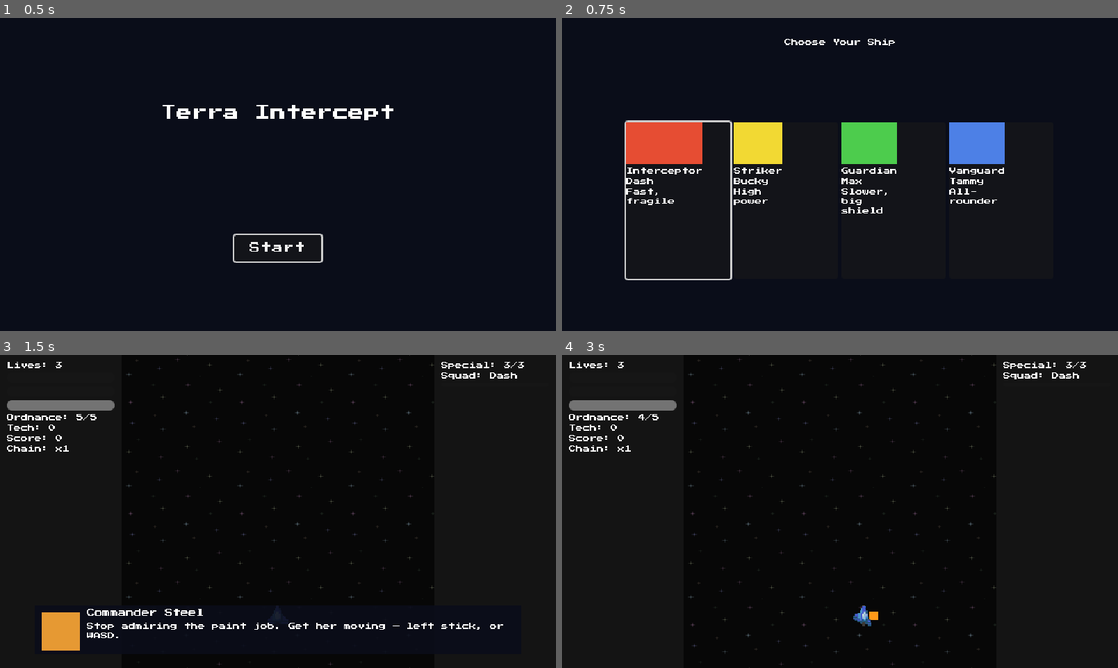
Above: before the commit, frames 1-4 (two rows, left to right).
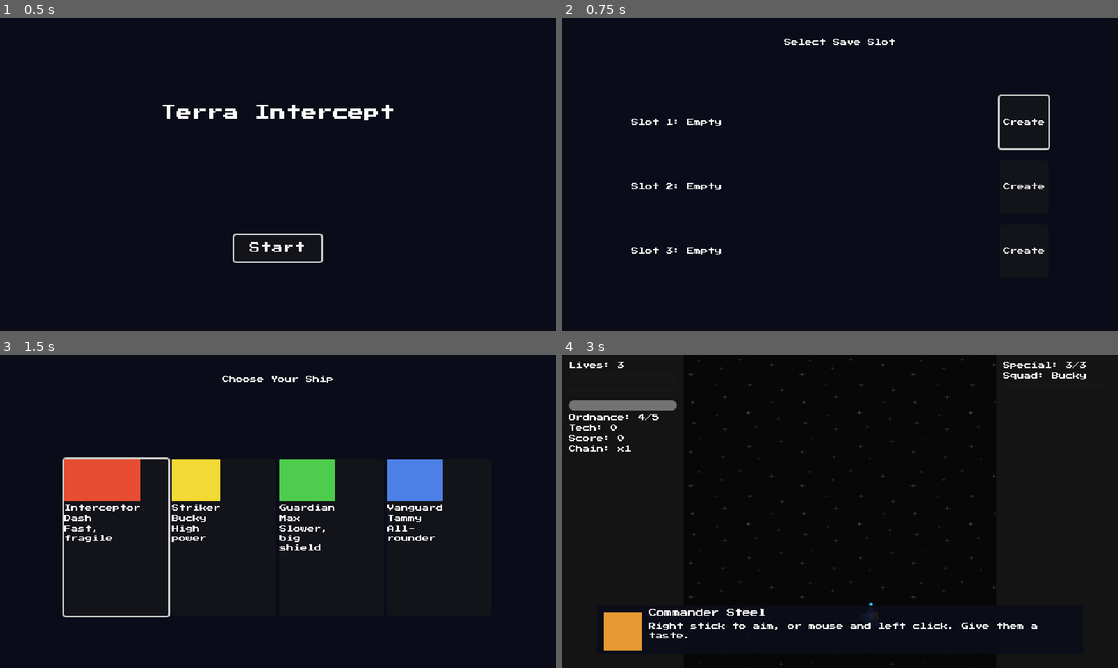
Above: after the commit, the same moments.

Repository: Funfetsunk/terra-intercept
Game: Godot game, scene res://scenes/menus/title_screen.tscn
Same seed, same stepped clock (60 frames per second), same inputs: the game is played once before the commit and once after it.
Inputs (mouse positions are in pixels of both pictures, inside the frame that each line leads up to):
- Up to frame 1 (0.5 s): no input
- Up to frame 2 (0.75 s): click "Start" at 0.5 s
- Up to frame 3 (1.5 s): click (461, 458) at 1.25 s, where only the run after the commit has a clickable "Create"
- Up to frame 4 (3 s): click (678, 536) at 2.02 s; tap Enter (ui_accept) at 2.75 s; move the mouse to (962, 495) at 2.77 s; hold D (p1_move_right) from 2.78 s (still down); hold Space (p1_ordnance) from 2.78 s (still down); click (962, 495) at 2.92 s

Frame 1 is identical in both runs. In frame 2, 7.9% of the frame differs, in the area x 11-88%, y 6-84%; in frame 3, 10%, in the area x 1-95%, y 0-100%; in frame 4, 1.8%.

Commit message:
Add SaveManager, 3 save slots, and slot-select screen
New SaveData resource (scripts/resources/save_data.gd) holds ship, map
position, banked tech, upgrades, purchase ledger, mission results and
high scores. SaveManager autoload writes it to user://saves/slot_N.tres
only from GameState.mission_completed, matching the "saving happens only
on mission completion" rule literally -- even Create doesn't touch disk
until the first mission clears.

Map/upgrades/ledger fields exist in the schema now but stay inert until
tasks 3-6 populate them. Ship identity keys off ShipData.ship_name (no id
field exists); mission results/high scores key off a new
GameState.current_mission_name, set per-level (e.g. "London" in london.gd).

Slot-select screen (create/continue/delete, delete with a confirm step)
sits between title and ship select. Continue skips ship select and loads
the saved ship straight into the mission, matching where the world map
will eventually route once it exists (task 6).

Verified end to end: wrote a save via mission completion, restarted the
game process, confirmed slot listing and Continue restored the ship.
Replayed London to confirm nothing else broke.

Co-Authored-By: Claude Sonnet 5 <noreply@anthropic.com>
Claude-Session: https://claude.ai/code/session_01RV6NjfYkb9ah9RXEg66au1

Diff:
--- a/project.godot
+++ b/project.godot
@@ -25,6 +25,7 @@
 MCPScreenshot="*res://addons/godot_mcp/mcp_screenshot_service.gd"
 MCPInputService="*res://addons/godot_mcp/mcp_input_service.gd"
 MCPGameInspector="*res://addons/godot_mcp/mcp_game_inspector_service.gd"
+SaveManager="*res://scripts/autoload/save_manager.tscn"
 
 [display]
 
--- a/scenes/levels/london.gd
+++ b/scenes/levels/london.gd
@@ -5,6 +5,7 @@
 
 func _ready() -> void:
 	var game_state: Node = get_node("/root/GameState")
+	game_state.current_mission_name = "London"
 	game_state.start_new_run()
 	game_state.mission_completed.connect(_on_mission_completed)
 	game_state.game_over_triggered.connect(_on_game_over)
--- a/scenes/menus/ship_select.gd
+++ b/scenes/menus/ship_select.gd
@@ -1,6 +1,6 @@
 extends Control
 
-@onready var _game_state: Node = get_node("/root/GameState")
+@onready var _save_manager: Node = get_node("/root/SaveManager")
 
 func _ready() -> void:
 	var entries: Array[ShipSelectEntry] = []
@@ -28,7 +28,5 @@
 			(focused as ShipSelectEntry).activate()
 
 func _on_ship_chosen(ship: ShipData) -> void:
-	_game_state.selected_ship = ship
-	_game_state.restart_section = ""
-	_game_state.tutorial_completed = false
+	_save_manager.begin_new_run(_save_manager.current_slot, ship)
 	get_tree().change_scene_to_file("res://scenes/levels/london.tscn")
--- /dev/null
+++ b/scenes/menus/slot_select.gd
@@ -0,0 +1,71 @@
+extends Control
+
+const SHIP_SELECT_SCENE: String = "res://scenes/menus/ship_select.tscn"
+const LONDON_SCENE: String = "res://scenes/levels/london.tscn"
+
+@onready var _save_manager: Node = get_node("/root/SaveManager")
+@onready var _rows: Array[HBoxContainer] = [$SlotList/Slot1Row, $SlotList/Slot2Row, $SlotList/Slot3Row]
+@onready var _confirm_overlay: Control = $ConfirmOverlay
+@onready var _confirm_yes: Button = $ConfirmOverlay/ConfirmButtons/ConfirmYesButton
+@onready var _confirm_no: Button = $ConfirmOverlay/ConfirmButtons/ConfirmNoButton
+
+var _pending_delete_slot: int = -1
+
+func _ready() -> void:
+	for i in range(_rows.size()):
+		var slot: int = i
+		var row: HBoxContainer = _rows[i]
+		var action_button: Button = row.get_node("ActionButton")
+		var delete_button: Button = row.get_node("DeleteButton")
+		action_button.pressed.connect(_on_action_pressed.bind(slot))
+		delete_button.pressed.connect(_on_delete_pressed.bind(slot))
+		_refresh_row(slot)
+	_confirm_yes.pressed.connect(_on_confirm_yes)
+	_confirm_no.pressed.connect(_on_confirm_no)
+	_rows[0].get_node("ActionButton").grab_focus()
+
+func _unhandled_input(event: InputEvent) -> void:
+	if event.is_action_pressed("p1_ordnance"):
+		var viewport: Viewport = get_viewport()
+		var focused: Control = viewport.gui_get_focus_owner()
+		if focused is Button:
+			viewport.set_input_as_handled()
+			(focused as Button).pressed.emit()
+
+func _refresh_row(slot: int) -> void:
+	var row: HBoxContainer = _rows[slot]
+	var info_label: Label = row.get_node("InfoLabel")
+	var action_button: Button = row.get_node("ActionButton")
+	var delete_button: Button = row.get_node("DeleteButton")
+	if _save_manager.slot_exists(slot):
+		var data: SaveData = _save_manager.load_slot(slot)
+		info_label.text = "Slot %d: %s — Column %d, Tech %d" % [slot + 1, data.ship_name, data.map_column, data.banked_tech]
+		action_button.text = "Continue"
+		delete_button.visible = true
+	else:
+		info_label.text = "Slot %d: Empty" % (slot + 1)
+		action_button.text = "Create"
+		delete_button.visible = false
+
+func _on_action_pressed(slot: int) -> void:
+	if _save_manager.slot_exists(slot):
+		_save_manager.continue_slot(slot)
+		get_tree().change_scene_to_file(LONDON_SCENE)
+	else:
+		_save_manager.current_slot = slot
+		get_tree().change_scene_to_file(SHIP_SELECT_SCENE)
+
+func _on_delete_pressed(slot: int) -> void:
+	_pending_delete_slot = slot
+	_confirm_overlay.visible = true
+	_confirm_yes.grab_focus()
+
+func _on_confirm_yes() -> void:
+	_save_manager.delete_slot(_pending_delete_slot)
+	_refresh_row(_pending_delete_slot)
+	_pending_delete_slot = -1
+	_confirm_overlay.visible = false
+
+func _on_confirm_no() -> void:
+	_pending_delete_slot = -1
+	_confirm_overlay.visible = false
--- /dev/null
+++ b/scenes/menus/slot_select.tscn
@@ -0,0 +1,127 @@
+[gd_scene format=3 uid="uid://bidhbytbnsxe2"]
+
+[ext_resource type="Script" uid="uid://bna24lfs5xjy6" path="res://scenes/menus/slot_select.gd" id="1_yygds"]
+
+[node name="SlotSelect" type="Control" unique_id=219242702]
+layout_mode = 3
+anchors_preset = 0
+offset_right = 640.0
+offset_bottom = 360.0
+script = ExtResource("1_yygds")
+
+[node name="Backdrop" type="ColorRect" parent="." unique_id=1157846295]
+layout_mode = 0
+offset_right = 640.0
+offset_bottom = 360.0
+mouse_filter = 2
+color = Color(0.04, 0.05, 0.1, 1)
+
+[node name="TitleLabel" type="Label" parent="." unique_id=679993247]
+layout_mode = 0
+offset_top = 24.0
+offset_right = 640.0
+offset_bottom = 60.0
+text = "Select Save Slot"
+horizontal_alignment = 1
+
+[node name="SlotList" type="VBoxContainer" parent="." unique_id=849688420]
+layout_mode = 0
+offset_left = 80.0
+offset_top = 90.0
+offset_right = 560.0
+offset_bottom = 330.0
+theme_override_constants/separation = 14
+
+[node name="Slot1Row" type="HBoxContainer" parent="SlotList" unique_id=1881765647]
+custom_minimum_size = Vector2(0, 60)
+layout_mode = 2
+theme_override_constants/separation = 12
+
+[node name="InfoLabel" type="Label" parent="SlotList/Slot1Row" unique_id=860297605]
+layout_mode = 2
+size_flags_horizontal = 3
+text = "Slot 1: Empty"
+
+[node name="ActionButton" type="Button" parent="SlotList/Slot1Row" unique_id=856468396]
+layout_mode = 2
+text = "Create"
+
+[node name="DeleteButton" type="Button" parent="SlotList/Slot1Row" unique_id=122607728]
+visible = false
+layout_mode = 2
+text = "Delete"
+
+[node name="Slot2Row" type="HBoxContainer" parent="SlotList" unique_id=249287876]
+custom_minimum_size = Vector2(0, 60)
+layout_mode = 2
+theme_override_constants/separation = 12
+
+[node name="InfoLabel" type="Label" parent="SlotList/Slot2Row" unique_id=1495973071]
+layout_mode = 2
+size_flags_horizontal = 3
+text = "Slot 2: Empty"
+
+[node name="ActionButton" type="Button" parent="SlotList/Slot2Row" unique_id=407450131]
+layout_mode = 2
+text = "Create"
+
+[node name="DeleteButton" type="Button" parent="SlotList/Slot2Row" unique_id=719813129]
+visible = false
+layout_mode = 2
+text = "Delete"
+
+[node name="Slot3Row" type="HBoxContainer" parent="SlotList" unique_id=1150044237]
+custom_minimum_size = Vector2(0, 60)
+layout_mode = 2
+theme_override_constants/separation = 12
+
+[node name="InfoLabel" type="Label" parent="SlotList/Slot3Row" unique_id=1768324322]
+layout_mode = 2
+size_flags_horizontal = 3
+text = "Slot 3: Empty"
+
+[node name="ActionButton" type="Button" parent="SlotList/Slot3Row" unique_id=133339407]
+layout_mode = 2
+text = "Create"
+
+[node name="DeleteButton" type="Button" parent="SlotList/Slot3Row" unique_id=736420545]
+visible = false
+layout_mode = 2
+text = "Delete"
+
+[node name="ConfirmOverlay" type="Control" parent="." unique_id=1811571446]
+visible = false
+anchors_preset = 0
+offset_right = 640.0
+offset_bottom = 360.0
+
+[node name="ConfirmBackdrop" type="ColorRect" parent="ConfirmOverlay" unique_id=1869256589]
+layout_mode = 0
+offset_right = 640.0
+offset_bottom = 360.0
+color = Color(0, 0, 0, 0.7)
+
+[node name="ConfirmLabel" type="Label" parent="ConfirmOverlay" unique_id=392790866]
+layout_mode = 0
+offset_left = 120.0
+offset_top = 140.0
+offset_right = 520.0
+offset_bottom = 180.0
+text = "Delete this slot? This can't be undone."
+horizontal_alignment = 1
+
+[node name="ConfirmButtons" type="HBoxContainer" parent="ConfirmOverlay" unique_id=1065738009]
+layout_mode = 0
+offset_left = 260.0
+offset_top = 200.0
+offset_right = 380.0
+offset_bottom = 230.0
+theme_override_constants/separation = 12
+
+[node name="ConfirmYesButton" type="Button" parent="ConfirmOverlay/ConfirmButtons" unique_id=2120811431]
+layout_mode = 2
+text = "Delete"
+
+[node name="ConfirmNoButton" type="Button" parent="ConfirmOverlay/ConfirmButtons" unique_id=370392534]
+layout_mode = 2
+text = "Cancel"
--- a/scenes/menus/title_screen.gd
+++ b/scenes/menus/title_screen.gd
@@ -15,4 +15,4 @@
 			(focused as Button).pressed.emit()
 
 func _on_start() -> void:
-	get_tree().change_scene_to_file("res://scenes/menus/ship_select.tscn")
+	get_tree().change_scene_to_file("res://scenes/menus/slot_select.tscn")
--- a/scripts/autoload/game_state.gd
+++ b/scripts/autoload/game_state.gd
@@ -24,6 +24,7 @@
 @export var grade_b_score: int = 5000
 @export var grade_c_score: int = 3000
 
+var current_mission_name: String = ""
 var restart_section: String = ""
 var tutorial_active: bool = false
 var tutorial_completed: bool = false
--- /dev/null
+++ b/scripts/autoload/save_manager.gd
@@ -0,0 +1,78 @@
+extends Node
+
+signal save_written(slot: int)
+signal slot_deleted(slot: int)
+
+const SLOT_COUNT: int = 3
+const SAVE_DIR: String = "user://saves/"
+
+var current_slot: int = -1
+
+@onready var _game_state: Node = get_node("/root/GameState")
+
+func _ready() -> void:
+	_game_state.mission_completed.connect(_on_mission_completed)
+
+func slot_path(slot: int) -> String:
+	return "%sslot_%d.tres" % [SAVE_DIR, slot]
+
+func slot_exists(slot: int) -> bool:
+	return FileAccess.file_exists(slot_path(slot))
+
+func load_slot(slot: int) -> SaveData:
+	if not slot_exists(slot):
+		return null
+	return load(slot_path(slot)) as SaveData
+
+func begin_new_run(slot: int, ship: ShipData) -> void:
+	current_slot = slot
+	_game_state.selected_ship = ship
+	_game_state.restart_section = ""
+	_game_state.tutorial_completed = false
+
+func continue_slot(slot: int) -> SaveData:
+	var data: SaveData = load_slot(slot)
+	if data == null:
+		return null
+	current_slot = slot
+	_game_state.restart_section = ""
+	_game_state.tutorial_completed = false
+	for ship: ShipData in _game_state.ship_roster:
+		if ship.ship_name == data.ship_name:
+			_game_state.selected_ship = ship
+			break
+	return data
+
+func delete_slot(slot: int) -> void:
+	if not slot_exists(slot):
+		return
+	DirAccess.remove_absolute(slot_path(slot))
+	slot_deleted.emit(slot)
+
+func _on_mission_completed(results: Dictionary) -> void:
+	if current_slot == -1:
+		return
+	var dir: DirAccess = DirAccess.open("user://")
+	if dir != null and not dir.dir_exists("saves"):
+		dir.make_dir("saves")
+	var data: SaveData = load_slot(current_slot)
+	if data == null:
+		data = SaveData.new()
+	data.ship_name = _game_state.selected_ship.ship_name if _game_state.selected_ship != null else data.ship_name
+	data.banked_tech += results.get("tech", 0)
+	data.last_saved_unix_time = int(Time.get_unix_time_from_system())
+	var mission_name: String = _game_state.current_mission_name
+	if not mission_name.is_empty():
+		if not data.completed_missions.has(mission_name):
+			data.completed_missions.append(mission_name)
+		data.mission_results[mission_name] = results
+		_record_high_score(data, mission_name, results.get("total_score", 0))
+	ResourceSaver.save(data, slot_path(current_slot))
+	save_written.emit(current_slot)
+
+func _record_high_score(data: SaveData, mission_name: String, score: int) -> void:
+	var scores: Array = data.high_scores.get(mission_name, [])
+	scores.append({"initials": "AAA", "score": score})
+	scores.sort_custom(func(a: Dictionary, b: Dictionary) -> bool: return a["score"] > b["score"])
+	scores = scores.slice(0, 5)
+	data.high_scores[mission_name] = scores
--- /dev/null
+++ b/scripts/autoload/save_manager.tscn
@@ -0,0 +1,6 @@
+[gd_scene format=3 uid="uid://dk5k6u2y5egqv"]
+
+[ext_resource type="Script" uid="uid://cca81ucnthe66" path="res://scripts/autoload/save_manager.gd" id="1_6by8e"]
+
+[node name="SaveManager" type="Node" unique_id=258038344]
+script = ExtResource("1_6by8e")
--- /dev/null
+++ b/scripts/resources/save_data.gd
@@ -0,0 +1,14 @@
+extends Resource
+class_name SaveData
+
+@export var save_version: int = 1
+@export var ship_name: String = ""
+@export var map_column: int = 1
+@export var map_lane: String = ""
+@export var completed_missions: Array[String] = []
+@export var banked_tech: int = 0
+@export var upgrades_owned: Dictionary = {}
+@export var purchase_ledger: Array[String] = []
+@export var mission_results: Dictionary = {}
+@export var high_scores: Dictionary = {}
+@export var last_saved_unix_time: int = 0
Not shown, added: scenes/menus/slot_select.gd.uid
Not shown, added: scripts/autoload/save_manager.gd.uid
Not shown, added: scripts/resources/save_data.gd.uid
Not shown, changed: CLAUDE.md
